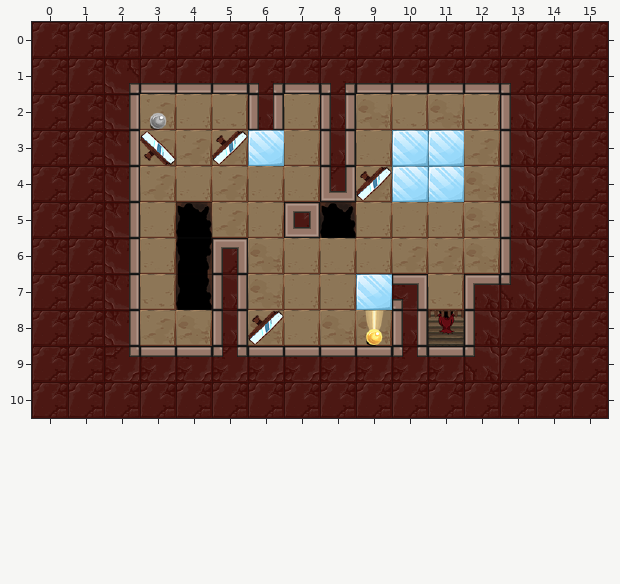
A Tiled map gets an edit: assets/levels/kongregate_release/k16.tmx. This is how it looked before the edit.
Cells are 48x48 px. Shown: x 0..15, y 0..10.
After:
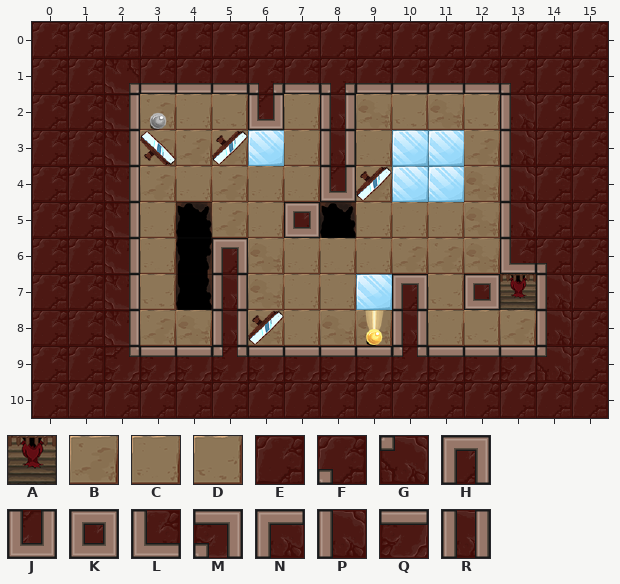
Key: from "exit": A 0; from "floors": B 1, C 2, D 3; from "walls": E 0, F 1, G 2, H 5, J 8, K 10, L 12, M 22, N 25, P 27, Q 34, R 36.
_ is an empty cell, . an unchanged one.
Objects are placed by their top-left corner, in cells (3,4 is the top-left corner of cell 3,4); size is 1x1 cell unless given.
From the commit log: Moved exits to top wall
Change:
--- layer "Floor"
@@ x 11..13 @@
- 7 .._
- 8 ___
+ 7 ..D
+ 8 CDB
--- layer "Walls"
@@ x 6..6 @@
- 2 R
+ 2 J
@@ x 10..14 @@
- 6 ...PE
- 7 M.NGE
- 8 ..PEE
- 9 ..GEE
+ 6 ...LF
+ 7 H.K_P
+ 8 ..__P
+ 9 ..QQG
--- layer "Exit"
-A "exit" at 11,8
+A "exit" at 13,7
Changed places in both pictures, as pixel boxes (x1, y1, x2, y2):
changed: (250, 95, 283, 130)
changed: (392, 239, 571, 381)
